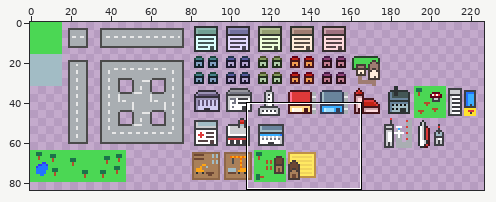
Sprite sheet -- assets/sprites/tilemap.png. Above: a wide view before the commit, with the close-up outlined.
Close-up. Before:
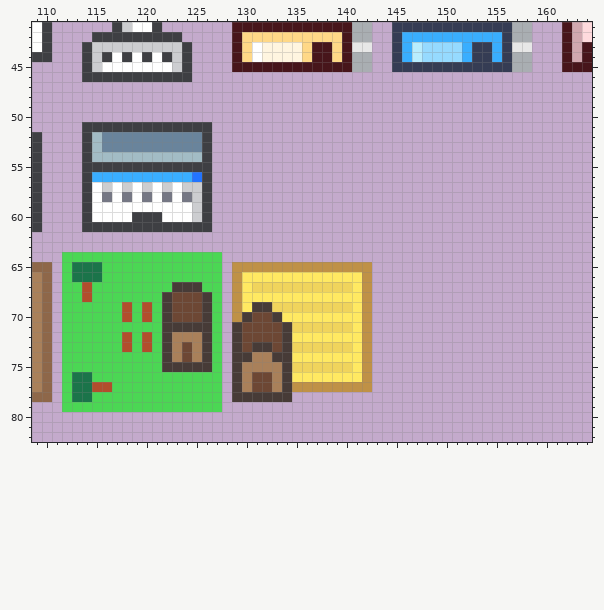
The file is 256x256 pixels. Colours within 5 levels of each other are drawn and written as one. Shown: x 109..164, y 41..82. The wide view leaves out empty margins.
After the commit:
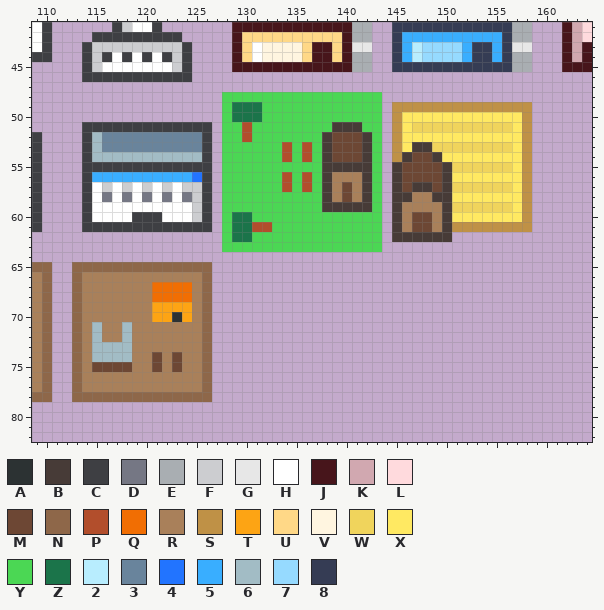
Palette (. is transparent): A #2c3233  B #473b37  C #3e3f43  D #757784  E #a9aeb2  F #cccdd0  G #e7e7e7  H #ffffff  J #47151b  K #d1a8b0  L #ffdadd  M #6d4734  N #8e6749  P #b24e2c  Q #f16e03  R #a9805a  S #bf9146  T #fda414  U #ffd887  V #fff5e0  W #f0d45c  X #ffe962  Y #4bd754  Z #1b744a  2 #b8edfe  3 #69849c  4 #2274ff  5 #39aeff  6 #a2bcc5  7 #96daff  8 #353c54
Diff:
Changed rows in their new state; - is an unchanged pixel.
first column x 112:
48 ----------------YYYYYYYYYYYYYYYY---------------
49 ----------------YZZZYYYYYYYYYYYY-SSSSSSSSSSSSSS
50 ----------------YZZZYYYYYYYYYYYY-SXXXXXXXXXXXXS
51 ----------------YYPYYYYYYYYBBBYY-SXWWWWWWWWWWXS
52 ----------------YYPYYYYYYYBMMMBY-SXXXXXXXXXXXXS
53 ----------------YYYYYYPYPYBMMMBY-SXBBWWWWWWWWXS
54 ----------------YYYYYYPYPYBMMMBY-SBMMBXXXXXXXXS
55 ----------------YYYYYYYYYYBBBBBY-BMMMMBWWWWWWXS
56 ----------------YYYYYYPYPYBRRRBY-BMMMMBXXXXXXXS
57 ----------------YYYYYYPYPYBRMRBY-BMBBMBWWWWWWXS
58 ----------------YYYYYYYYYYBRMRBY-BBRRBBXXXXXXXS
59 ----------------YYYYYYYYYYBBBBBY-BRRRRBWWWWWWXS
60 ----------------YZZYYYYYYYYYYYYY-BRMMRBXXXXXXXS
61 ----------------YZZPPYYYYYYYYYYY-BRMMRBSSSSSSSS
62 ----------------YZZYYYYYYYYYYYYY-BBBBBB--------
63 ----------------YYYYYYYYYYYYYYYY---------------
64 ................-------------------------------
65 .NNNNNNNNNNNNNN.-..............----------------
66 .NRRRRRRRRRRRRN.-..............----------------
67 .NRRRRRRRQQQQRN.-..............----------------
68 .NRRRRRRRQQQQRN.-..............----------------
69 .NRRRRRRRTTTTRN.-..............----------------
70 .NRRRRRRRTTATRN.-..............----------------
71 .NR6RR6RRRRRRRN.-..............----------------
72 .NR6RR6RRRR---N.-..............----------------
73 .NR6666RRRR-R-N.-..............----------------
74 .NR6666RRMRMR-N.-..............----------------
75 .NRMMMMRRMRMRRN.-..............----------------
76 .NRRRRRRRRRRRRN.-..............----------------
77 .NRRRRRRRRRRRRN.-..............----------------
78 .NNNNNNNNNNNNNN.-......------------------------
79 ................-------------------------------
Where, in picture pixels (left, top, right, bottom), the same in both close-ups:
changed: (62, 92, 532, 412)
